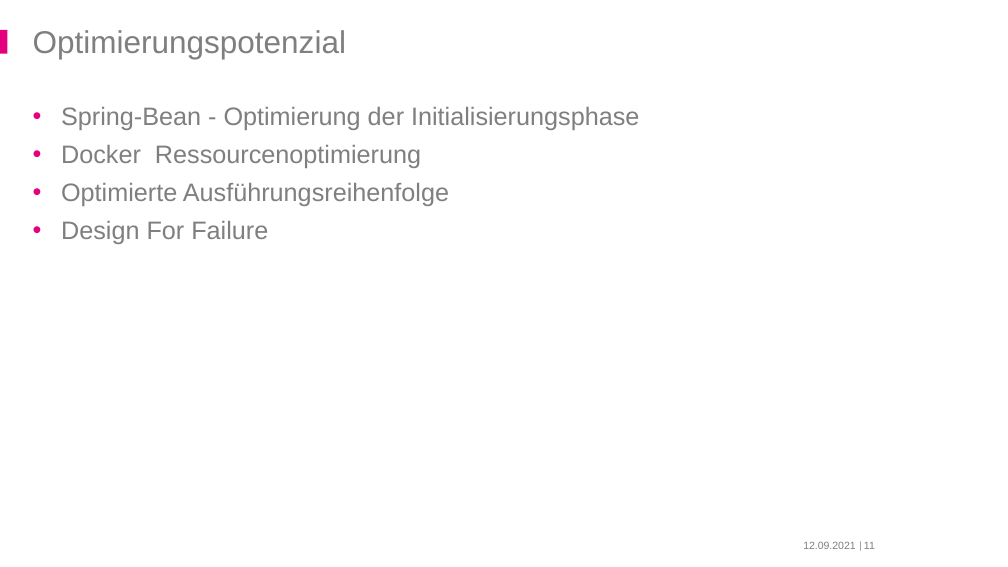
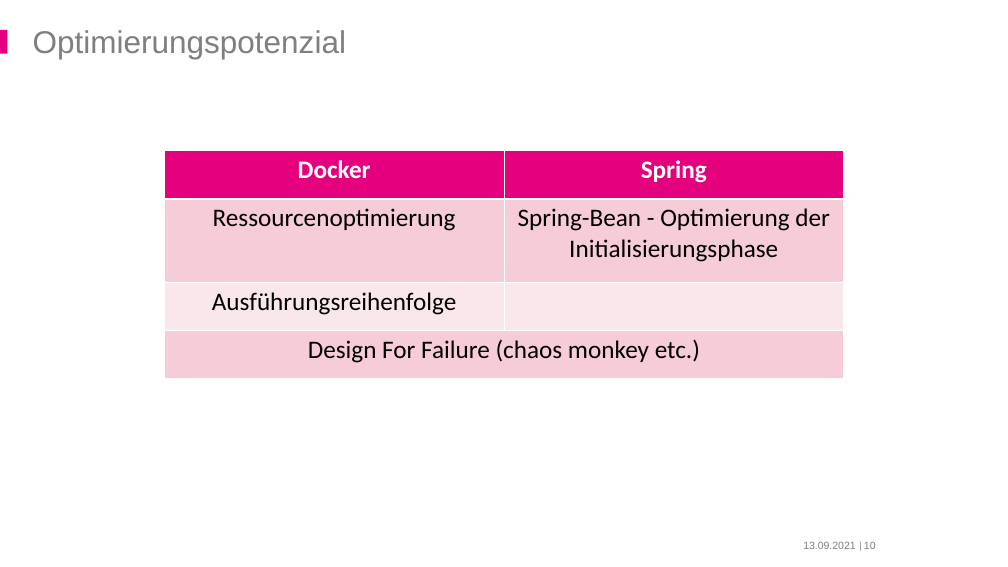
Before and after one commit to derMacon/serverless-bsc-thesis, a slide deck: slide 10 of slides/dps/hoffmann_serverless_dps.pptx (slide 11 before the commit). Drawn at 1008x567 pixels with LibreOffice and Linux fonts; fonts in the diff are those of the drawing; background and template pictures are left out. Boxes give left, top, right and bottom in pixels: in the first picture for what was removed or moved away, otherwise in the second. Text is boxed around its words. In the diff, an @@ line names an element or a change of style, - is before the commit and + after.

```diff
--- a/slides/dps/hoffmann_serverless_dps.pptx
+++ b/slides/dps/hoffmann_serverless_dps.pptx
@@ text removed at box(61, 107, 639, 244) @@
-• Spring-Bean - Optimierung der Initialisierungsphase
-• Docker Ressourcenoptimierung
-• Optimierte Ausführungsreihenfolge
-• Design For Failure
@@ table added at box(164, 150, 843, 379), 4 rows, 2 columns @@
+Docker | Spring
+Ressourcenoptimierung | Spring-Bean - Optimierung der Initialisierungsphase
+Ausführungsreihenfolge | 
+Design For Failure (chaos monkey etc.) | 
@@ page number at box(864, 542, 876, 549): text changed @@
-11
+10
```
Also in this commit, not shown: 29 other slides changed, 1 slide added.
